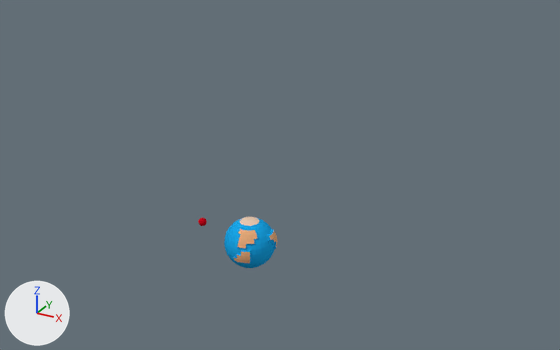
Renders of the Blender file Kamerafahrt/04-Shots/Shot15.blend from each side of a commit.
Camera for both pictures: a camera (50 mm lens) standing at (50.6, -84.4, 53.8) and looking at (7.1, -5.4, 14.3). Arrows for +X, +Y and +Z are at lower left; the lights stay in place.

The first picture shows 'devil', 'world'.
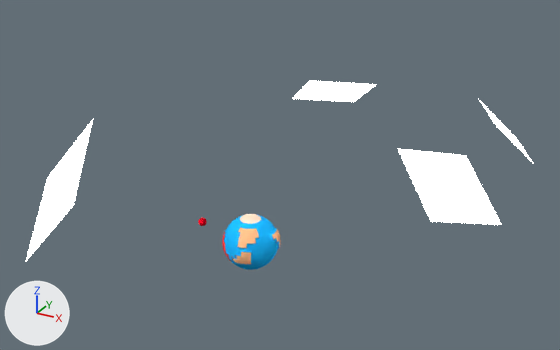
What differs and where, as boxes [x1, y1, x2, y2] in the pictures (560 x 350 px):
'Hauptlicht', added: after [398, 149, 502, 225]
'Aufheller2', added: after [26, 119, 93, 261]
'world', recoloured, moved, rescaled (7% wider, 10% taller): before [224, 217, 277, 268]; after [224, 214, 281, 270]
'Aufheller3', added: after [292, 81, 377, 102]
'Aufheller', added: after [480, 101, 534, 164]
'fireWorld', added: after [222, 232, 236, 261]
'devil', recoloured: [198, 218, 207, 226] in both

Diff of the bpy script that builds the scene:
```diff
--- a/Kamerafahrt/04-Shots/Shot15.blend.py
+++ b/Kamerafahrt/04-Shots/Shot15.blend.py
@@ mat_material_003 @@
-mat_material_003 = diffuse_material('Material.003')
-mat_material_003.base_color = (0.662, 0.0, 0.00297)  # red #d5000a
+mat_material_003 = emission_material('Material.003')
+mat_material_003.base_color = (0.8, 0.8, 0.8)  # white #e7e7e7
+mat_material_003.strength = 8.5
@@ mat_material_002 @@
-mat_material_002 = diffuse_material('Material.002')
-mat_material_002.base_color = (0.142, 0.00908, 0.00361)  # dark red #69180c
+mat_material_002 = emission_material('Material.002')
+mat_material_002.base_color = (0.8, 0.8, 0.8)  # white #e7e7e7
+mat_material_002.strength = 7.5
@@ mat_material @@
-mat_material = diffuse_material('Material')
-mat_material.base_color = (1.0, 0.19, 0.0053)  # orange #ff7910
+mat_material = emission_material('Material')
+mat_material.base_color = (0.8, 0.8, 0.8)  # white #e7e7e7
+mat_material.strength = 10.0
@@ me_sphere_001 @@
 me_sphere_001.from_pydata(...)  # 64 vertices, 36 faces; spans x -0.13..1.05, y -1.05..0.53, z -0.36..0.84
-me_sphere_001.materials.append(mat_material_002)  # dark red #69180c
+me_sphere_001.materials.append(mat_material_005)  # yellow #ffea6b
@@ me_sphere @@
 me_sphere.from_pydata(...)  # 485 vertices, 462 faces; spans x -1.0..1.05, y -1.05..1.0, z -1.0..0.92
-me_sphere.materials.append(mat_material_001)  # red #d62e33
+me_sphere.materials.append(mat_material_006)  # red #f34e4e
@@ me_sphere_003 @@
 me_sphere_003.from_pydata(...)  # 490 vertices, 520 faces; spans x -1.0..1.0, y -1.0..1.0, z -1.0..1.14
-me_sphere_003.materials.append(mat_material_007)  # red #c3071b
+me_sphere_003.materials.append(mat_material_011)  # red #c4071b
@@ me_sphere_008 @@
 me_sphere_008.from_pydata(...)  # 97 vertices, 96 faces; spans x -0.383..0.383, y -0.383..0.383, z 0.924..1.021
-me_sphere_008.materials.append(mat_material_008)  # beige #e7c8b0
+me_sphere_008.materials.append(mat_material_012)  # beige #e7c8b0
@@ me_sphere_009 @@
 me_sphere_009.from_pydata(...)  # 64 vertices, 36 faces; spans x -0.13..1.05, y -1.05..0.53, z -0.36..0.84
-me_sphere_009.materials.append(mat_material_009)  # beige #e7ad7c
+me_sphere_009.materials.append(mat_material_013)  # beige #e7ad7c
@@ me_sphere_010 @@
 me_sphere_010.from_pydata(...)  # 485 vertices, 462 faces; spans x -1.0..1.05, y -1.05..1.0, z -1.0..0.92
-me_sphere_010.materials.append(mat_material_010)  # blue #19a5e7
+me_sphere_010.materials.append(mat_material_014)  # blue #19a5e7
@@ me_plane @@
+me_plane.from_pydata([(-1.0, -1.0, 0.0), (1.0, -1.0, 0.0), (-1.0, 1.0, 0.0), (1.0, 1.0, 0.0)], [], [(0, 1, 3, 2)])
+me_plane.materials.append(mat_material)  # white #e7e7e7
@@ me_plane_001 @@
+me_plane_001.from_pydata([(-1.0, -1.0, 0.0), (1.0, -1.0, 0.0), (-1.0, 1.0, 0.0), (1.0, 1.0, 0.0)], [], [(0, 1, 3, 2)])
+me_plane_001.materials.append(mat_material_001)  # red #d62e33
@@ me_plane_002 @@
+me_plane_002.from_pydata([(-1.0, -1.0, 0.0), (1.0, -1.0, 0.0), (-1.0, 1.0, 0.0), (1.0, 1.0, 0.0)], [], [(0, 1, 3, 2)])
+me_plane_002.materials.append(mat_material_002)  # white #e7e7e7
@@ me_plane_003 @@
+me_plane_003.from_pydata([(-1.0, -1.0, 0.0), (1.0, -1.0, 0.0), (-1.0, 1.0, 0.0), (1.0, 1.0, 0.0)], [], [(0, 1, 3, 2)])
+me_plane_003.materials.append(mat_material_003)  # white #e7e7e7
@@ col_fireworld @@
+col_fireworld = bpy.data.collections.new('fireWorld')
+col_fireworld.objects.link(ob_sphere_002)
+col_fireworld.objects.link(ob_sphere_001)
+col_fireworld.objects.link(ob_sphere)
@@ ob_world @@
 ob_world = bpy.data.objects.new('world', None)
-ob_world.location = (-0.79, 0.0, 0.0)
-ob_world.scale = (0.894, 0.894, 0.894)
+ob_world.location = (-0.76, 0.19, 0.01)
+ob_world.scale = (0.972, 0.972, 0.972)
 ob_world.show_instancer_for_render = False
@@ ob_hauptlicht @@
+ob_hauptlicht = bpy.data.objects.new('Hauptlicht', me_plane)
+ob_hauptlicht.location = (30.68, -11.98, 20.53)
+ob_hauptlicht.rotation_euler = (0.519, 0.255, 0.942)  # degrees (30, 15, 54)
+ob_hauptlicht.scale = (4.67, 4.67, 4.67)
@@ ob_aufheller @@
+ob_aufheller = bpy.data.objects.new('Aufheller', me_plane_001)
+ob_aufheller.location = (32.07, 5.58, 21.13)
+ob_aufheller.rotation_euler = (0.0921, 0.772, 0.578)  # degrees (5.3, 44, 33)
+ob_aufheller.scale = (3.8, 3.8, 3.8)
@@ ob_aufheller2 @@
+ob_aufheller2 = bpy.data.objects.new('Aufheller2', me_plane_002)
+ob_aufheller2.location = (-13.63, -22.73, 14.62)
+ob_aufheller2.rotation_euler = (0.673, -0.818, -0.0253)  # degrees (39, -47, -1.4)
+ob_aufheller2.scale = (-6.74, -6.74, -6.74)
@@ ob_aufheller3 @@
+ob_aufheller3 = bpy.data.objects.new('Aufheller3', me_plane_003)
+ob_aufheller3.location = (7.93, 8.09, 21.69)
+ob_aufheller3.rotation_euler = (-0.567, 0.123, 0.718)  # degrees (-32, 7, 41)
+ob_aufheller3.scale = (4.61, 4.61, 4.61)
@@ ob_fireworld @@
+ob_fireworld = bpy.data.objects.new('fireWorld', None)
+ob_fireworld.location = (-1.19, 0.08, -0.15)
+ob_fireworld.scale = (0.892, 0.892, 0.892)
+ob_fireworld.instance_type = 'COLLECTION'
+ob_fireworld.instance_collection = col_fireworld
```
